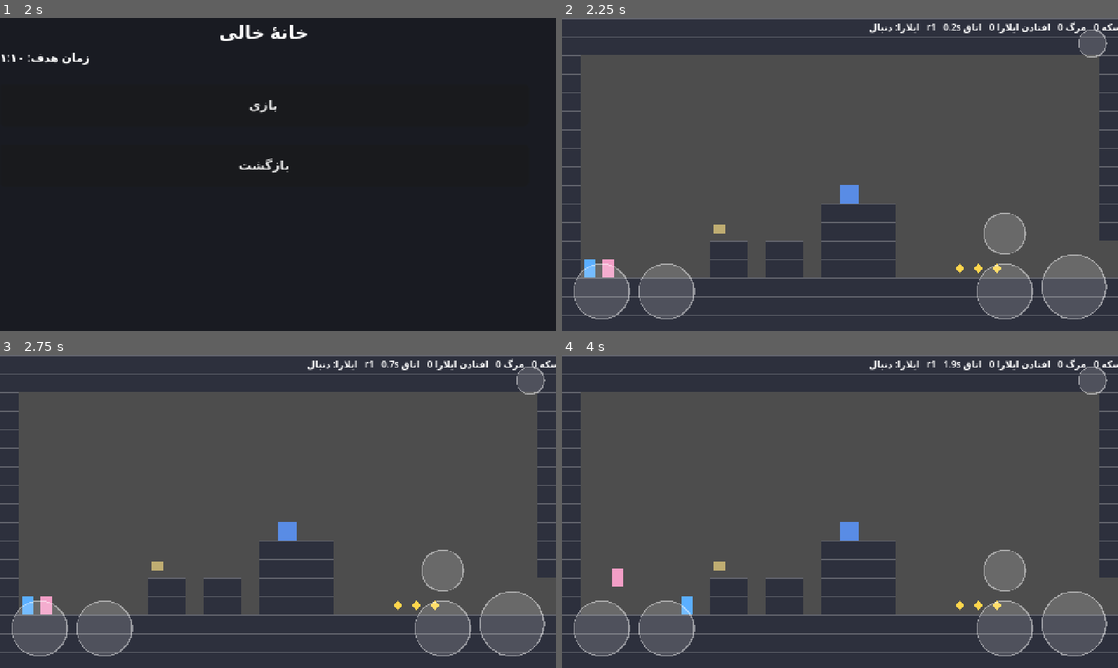
Above: before the commit, frames 1-4 (two rows, left to right).
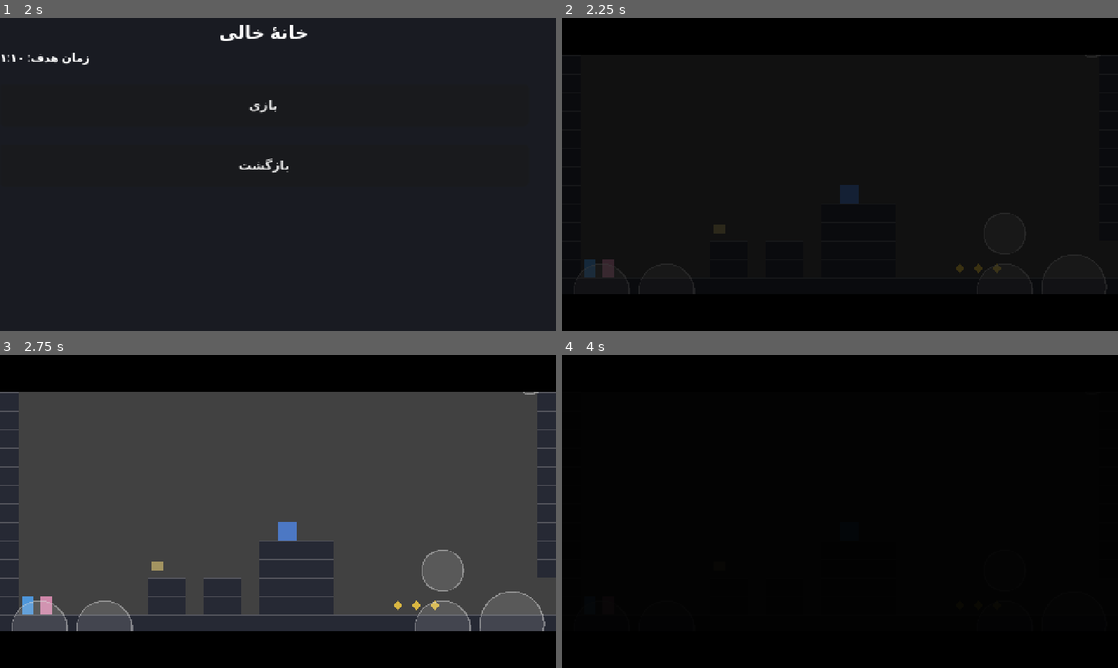
Above: after the commit, the same moments.

Repository: mojtaba-pourasghar/two-skies
Game: Godot game, scene res://scenes/boot.tscn
The game is run twice, just before and just after one commit, with the same random seed, the same clock (stepped at 60 frames per second) and the same inputs.
Inputs (mouse positions are in pixels of both pictures, inside the frame that each line leads up to):
- Up to frame 1 (2 s): click "ادامهٔ مسیر" at 0.5 s; click "خانهٔ خالی ☆☆☆" at 1.25 s
- Up to frame 2 (2.25 s): click "بازی" at 2 s
- Up to frame 3 (2.75 s): no input
- Up to frame 4 (4 s): move the mouse to (962, 495) at 2.77 s; hold D (move_right) 2.78-3.5 s; hold K (action) 2.78-3.5 s; click (962, 495) at 2.92 s; tap Space (jump) at 3.02, 3.05, 3.32 s; drag from (728, 527) to (962, 605) at 3.52 s

Frame 1 is identical in both runs. In frame 2, 100% of the frame differs, in the area x 0-100%, y 0-100%; in frame 3, 24%; in frame 4, 100%.

Commit message:
step-6: سیستم فیلم‌نامه §۱۸ و صدا با مکان‌نگهدار
- autoload/cutscene.gd: اجرای نما به نما از JSON، هفت کد نما و چهار تبدیل §۱۸،
  باکس گفت‌وگو ۲ خط × ۴۰ کاراکتر با ۰٫۰۳۵s هر حرف و بلیپ هر ۲ حرف،
  نوار سینمایی ۳۲px، رد کردن فقط اگر قبلاً دیده شده، انتخاب با اثر روی §۲۰
- data/cutscenes/: مقدمهٔ داستانی، عنوان فصل ۱، پایان نسخهٔ ۱ (سند ۰۵)
- data/sfx.json: ۱۱۷ کلید، همه مکان‌نگهدار؛ کلید بدون فایل = سکوت نه خطا (D-023)
- scenes/game.gd: مقدمه پیش از مرحلهٔ ۱ و «پایان نسخهٔ ۱» پس از مرحلهٔ ۳
- tools/tests/test_cutscene_audio.gd: ۳۵ سنجه، همه قبول

Co-Authored-By: Claude Opus 5 <noreply@anthropic.com>
Claude-Session: https://claude.ai/code/session_01TYtLdDSGR4VUcCLdkA377W

Diff:
--- /dev/null
+++ b/game/autoload/cutscene.gd
@@ -0,0 +1,354 @@
+## سیستم فیلم‌نامه — docs/02_godot_spec.md §۱۸
+##
+## هر صحنه یک فایل `res://data/cutscenes/c<فصل>_l<مرحله>.json` است که لیستی از
+## نماهاست و این Autoload آن را نما به نما اجرا می‌کند.
+##
+## نسخهٔ ۱ فقط سه صحنه لازم دارد (سند ۰۵): مقدمهٔ داستانی (~۴۰ ثانیه)،
+## عنوان فصل ۱، و صحنهٔ «پایان نسخهٔ اول». ولی قالب از همین اول کامل است تا
+## فصل‌های بعد چیزی بازنویسی نکنند.
+extends Node
+
+signal finished(id: String)
+signal shot_started(index: int, shot: Dictionary)
+signal choice_made(key: String, index: int)
+
+## باکس گفت‌وگو: حداکثر ۲ خط × ۴۰ کاراکتر، هر حرف ۰٫۰۳۵ ثانیه (§۱۸)
+const MAX_LINES: int = 2
+const MAX_CHARS: int = 40
+const CHAR_TIME: float = 0.035
+## بلیپ هر ۲ حرف پخش می‌شود (§۱۸)
+const BLIP_EVERY: int = 2
+
+## کد نما → زوم دوربین (§۱۸)
+const SHOT_ZOOM := {
+	"ج": 1.0,    # ثابت
+	"س": 1.0,    # سه‌چهارم
+	"ن": 0.75,   # باز
+	"ک": 2.0,    # نزدیک
+	"پ": 1.0,    # پیگیر با تأخیر ۰٫۲ ثانیه
+	"ب": 0.8,    # بالا به پایین
+	"ل": 1.0,    # لرزش
+}
+
+## تبدیل نما → مدت (§۱۸)
+const TRANSITIONS := {
+	"cut": 0.0,
+	"dissolve": 0.4,
+	"black": 0.8,
+	"white": 0.6,
+}
+
+var is_playing: bool = false
+
+var _layer: CanvasLayer
+var _fade: ColorRect
+var _bars_top: ColorRect
+var _bars_bottom: ColorRect
+var _text: Label
+var _speaker: Label
+var _skip_hint: Label
+var _current_id: String = ""
+var _skip_requested: bool = false
+
+
+func _ready() -> void:
+	_build_ui()
+
+
+func _build_ui() -> void:
+	_layer = CanvasLayer.new()
+	_layer.layer = 100
+	_layer.process_mode = Node.PROCESS_MODE_ALWAYS
+	add_child(_layer)
+
+	# نوار سینمایی ۱۶:۹ با نوارهای ۳۲ پیکسلی (§۱۸)
+	_bars_top = ColorRect.new()
+	_bars_top.color = Color.BLACK
+	_bars_top.set_anchors_preset(Control.PRESET_TOP_WIDE)
+	_bars_top.anchor_right = 1.0
+	_bars_top.offset_bottom = 32
+	_bars_top.mouse_filter = Control.MOUSE_FILTER_IGNORE
+	_bars_top.visible = false
+	_layer.add_child(_bars_top)
+
+	_bars_bottom = ColorRect.new()
+	_bars_bottom.color = Color.BLACK
+	_bars_bottom.set_anchors_preset(Control.PRESET_BOTTOM_WIDE)
+	_bars_bottom.anchor_right = 1.0
+	_bars_bottom.anchor_top = 1.0
+	_bars_bottom.anchor_bottom = 1.0
+	_bars_bottom.offset_top = -32
+	_bars_bottom.mouse_filter = Control.MOUSE_FILTER_IGNORE
+	_bars_bottom.visible = false
+	_layer.add_child(_bars_bottom)
+
+	_speaker = Label.new()
+	_speaker.add_theme_font_size_override("font_size", 9)
+	_speaker.layout_direction = Control.LAYOUT_DIRECTION_RTL
+	_speaker.horizontal_alignment = HORIZONTAL_ALIGNMENT_RIGHT
+	_speaker.position = Vector2(12, 196)
+	_speaker.size = Vector2(456, 12)
+	_speaker.visible = false
+	_layer.add_child(_speaker)
+
+	_text = Label.new()
+	_text.add_theme_font_size_override("font_size", 11)
+	_text.layout_direction = Control.LAYOUT_DIRECTION_RTL
+	_text.horizontal_alignment = HORIZONTAL_ALIGNMENT_RIGHT
+	_text.autowrap_mode = TextServer.AUTOWRAP_WORD_SMART
+	_text.position = Vector2(12, 210)
+	_text.size = Vector2(456, 32)
+	_text.visible = false
+	_layer.add_child(_text)
+
+	_skip_hint = Label.new()
+	_skip_hint.add_theme_font_size_override("font_size", 8)
+	_skip_hint.text = "⏭"
+	_skip_hint.position = Vector2(452, 4)
+	_skip_hint.visible = false
+	_layer.add_child(_skip_hint)
+
+	_fade = ColorRect.new()
+	_fade.color = Color(0, 0, 0, 0)
+	_fade.set_anchors_preset(Control.PRESET_FULL_RECT)
+	_fade.anchor_right = 1.0
+	_fade.anchor_bottom = 1.0
+	_fade.mouse_filter = Control.MOUSE_FILTER_IGNORE
+	_layer.add_child(_fade)
+
+
+## یک صحنه را از JSON اجرا می‌کند. تا پایان صحنه await می‌شود.
+func play(id: String) -> void:
+	var path := "res://data/cutscenes/%s.json" % id
+	if not FileAccess.file_exists(path):
+		push_warning("Cutscene: صحنهٔ «%s» پیدا نشد؛ رد می‌شود." % id)
+		finished.emit(id)
+		return
+	var parsed = JSON.parse_string(FileAccess.get_file_as_string(path))
+	if not (parsed is Dictionary):
+		push_error("Cutscene: فایل صحنهٔ «%s» خراب است." % id)
+		finished.emit(id)
+		return
+
+	_current_id = id
+	is_playing = true
+	_skip_requested = false
+	_show_frame(true)
+
+	var shots: Array = parsed.get("shots", [])
+	for i in shots.size():
+		if _skip_requested:
+			break
+		await _play_shot(i, shots[i])
+
+	_show_frame(false)
+	is_playing = false
+	_mark_seen(id)
+	finished.emit(id)
+
+
+func _play_shot(index: int, shot: Dictionary) -> void:
+	shot_started.emit(index, shot)
+
+	# تبدیل ورودی نما
+	var tin := String(shot.get("transition_in", "cut"))
+	await _transition(tin)
+
+	# صدا: موسیقی و محیط
+	for entry in shot.get("sound", []):
+		if not (entry is Dictionary):
+			continue
+		var tag := String(entry.get("tag", ""))
+		var sid := String(entry.get("id", ""))
+		if tag == "music":
+			Audio.play_music(sid)
+		else:
+			Audio.play_sfx(sid, "Ambience")
+
+	# افکت‌ها: "shake:2"، "particles:dust"
+	for fx in shot.get("effects", []):
+		_apply_effect(String(fx))
+
+	# دیالوگ
+	var lines: Array = shot.get("lines", [])
+	if lines.is_empty():
+		await _wait(float(shot.get("duration", 2.0)))
+	else:
+		for line in lines:
+			if _skip_requested:
+				break
+			await _type_line(line)
+
+	# انتخاب — در نسخهٔ ۱ هیچ صحنه‌ای انتخاب ندارد، ولی قالب آماده است (§۱۸)
+	var choice = shot.get("choice", null)
+	if choice is Dictionary and not _skip_requested:
+		await _present_choice(choice)
+
+
+## نمایش حرف‌به‌حرف. لمس برای رد کردن فقط اگر گفت‌وگو قبلاً دیده شده باشد (§۱۸).
+func _type_line(line: Dictionary) -> void:
+	var key := String(line.get("key", ""))
+	var full := Fa.t(key)
+	var speaker := String(line.get("speaker", ""))
+	var blip := String(line.get("blip", speaker))
+
+	_speaker.visible = speaker != ""
+	_speaker.text = _speaker_name(speaker)
+	_text.visible = true
+	_text.text = ""
+
+	var seen := _was_seen(_current_id)
+	_skip_hint.visible = seen
+
+	var shown := ""
+	for i in full.length():
+		shown += full[i]
+		_text.text = _clamp_box(shown)
+		if i % BLIP_EVERY == 0 and blip != "":
+			Audio.play_sfx("blip_%s" % blip, "UI")
+		var t := 0.0
+		while t < CHAR_TIME:
+			await get_tree().process_frame
+			t += get_process_delta_time()
+			if seen and _tapped():
+				_text.text = _clamp_box(full)
+				await _wait_for_tap_release()
+				return
+		if _skip_requested:
+			_text.text = _clamp_box(full)
+			return
+
+	# صبر تا لمس یا مدت پیش‌فرض
+	var waited := 0.0
+	while waited < 2.5:
+		await get_tree().process_frame
+		waited += get_process_delta_time()
+		if _tapped():
+			await _wait_for_tap_release()
+			break
+		if _skip_requested:
+			break
+
+
+## حداکثر ۲ خط × ۴۰ کاراکتر (§۱۸)
+func _clamp_box(text: String) -> String:
+	var lines := []
+	var current := ""
+	for word in text.split(" "):
+		var candidate := word if current == "" else current + " " + word
+		if candidate.length() > MAX_CHARS and current != "":
+			lines.append(current)
+			current = word
+		else:
+			current = candidate
+		if lines.size() >= MAX_LINES:
+			break
+	if current != "" and lines.size() < MAX_LINES:
+		lines.append(current)
+	return "\n".join(lines)
+
+
+func _speaker_name(id: String) -> String:
+	match id:
+		"kairo":
+			return "کایرو"
+		"ilara":
+			return "ایلارا"
+		"nexa":
+			return "نکسا"
+		"bolt":
+			return "بولت"
+		_:
+			return ""
+
+
+func _present_choice(choice: Dictionary) -> void:
+	# نسخهٔ ۱ انتخاب داستانی ندارد؛ اگر صحنه‌ای داشت، اثرش در save ثبت می‌شود (§۱۸).
+	var key := String(choice.get("key", ""))
+	var effects: Dictionary = choice.get("effects", {})
+	for k in effects.keys():
+		if k == "nexa":
+			GameState.data["nexa_balance"] = clampi(
+				int(GameState.data.get("nexa_balance", 0)) + int(effects[k]), -100, 100)
+		elif k in ["stability", "knowledge", "unity"]:
+			GameState.data[k] = clampi(
+				int(GameState.data.get(k, 50)) + int(effects[k]), 0, 100)
+	choice_made.emit(key, 0)
+
+
+func _apply_effect(fx: String) -> void:
+	var parts := fx.split(":")
+	match parts[0]:
+		"shake":
+			var amp := float(parts[1]) if parts.size() > 1 else 2.0
+			# در صحنهٔ فیلم‌نامه فقط کد «ل» لرزش مجاز است (§۲۳)؛ دامنه حداکثر ۴ پیکسل
+			_shake(minf(amp, 4.0))
+		"particles":
+			pass  # ذرات با رسیدن هنر نهایی اضافه می‌شود
+
+
+func _shake(amp: float) -> void:
+	if not Settings.camera_shake_enabled:
+		return
+	var cam := get_viewport().get_camera_2d()
+	if cam == null:
+		return
+	var tw := create_tween()
+	for i in 3:
+		tw.tween_property(cam, "offset",
+			Vector2(randf_range(-amp, amp), randf_range(-amp, amp)).round(), 0.05)
+	tw.tween_property(cam, "offset", Vector2.ZERO, 0.05)
+
+
+func _transition(kind: String) -> void:
+	var dur: float = TRANSITIONS.get(kind, 0.0)
+	if dur <= 0.0:
+		return
+	var col := Color.WHITE if kind == "white" else Color.BLACK
+	_fade.color = Color(col.r, col.g, col.b, 1.0)
+	var tw := create_tween()
+	tw.tween_property(_fade, "color:a", 0.0, dur)
+	await tw.finished
+
+
+func _show_frame(on: bool) -> void:
+	_bars_top.visible = on
+	_bars_bottom.visible = on
+	if not on:
+		_text.visible = false
+		_speaker.visible = false
+		_skip_hint.visible = false
+		_fade.color = Color(0, 0, 0, 0)
+
+
+func _wait(seconds: float) -> void:
+	var t := 0.0
+	while t < seconds and not _skip_requested:
+		await get_tree().process_frame
+		t += get_process_delta_time()
+
+
+func _tapped() -> bool:
+	return Input.is_action_just_pressed("jump") or Input.is_action_just_pressed("action") \
+		or Input.is_mouse_button_pressed(MOUSE_BUTTON_LEFT)
+
+
+func _wait_for_tap_release() -> void:
+	await get_tree().process_frame
+
+
+## دکمهٔ رد کردن: نگه داشتن ۱ ثانیه (سند ۰۱ «دوربین» فصل ۱)
+func request_skip() -> void:
+	_skip_requested = true
+
+
+func _was_seen(id: String) -> bool:
+	return id in GameState.data.get("cutscenes_seen", [])
+
+
+func _mark_seen(id: String) -> void:
+	var seen: Array = GameState.data.get("cutscenes_seen", [])
+	if id not in seen:
+		seen.append(id)
+		GameState.data["cutscenes_seen"] = seen
+		GameState.save_game()
--- a/game/autoload/game_state.gd
+++ b/game/autoload/game_state.gd
@@ -60,6 +60,7 @@
 		"adaptive_counter": 0,
 		"pillars": {},
 		"ending": null,
+		"cutscenes_seen": [],
 	}
 
 
--- /dev/null
+++ b/game/data/cutscenes/c1_intro.json
@@ -0,0 +1,74 @@
+{
+  "id": "c1_intro",
+  "shots": [
+    {
+      "code": "ن",
+      "transition_in": "black",
+      "duration": 4.0,
+      "effects": [],
+      "sound": [
+        {
+          "tag": "music",
+          "id": "music_story"
+        },
+        {
+          "tag": "ambient",
+          "id": "wind"
+        }
+      ],
+      "lines": [
+        {
+          "key": "c1_intro_01",
+          "speaker": "",
+          "blip": ""
+        }
+      ],
+      "choice": null
+    },
+    {
+      "code": "ک",
+      "transition_in": "dissolve",
+      "duration": 5.0,
+      "effects": [],
+      "sound": [],
+      "lines": [
+        {
+          "key": "c1_intro_02",
+          "speaker": "kairo",
+          "blip": "kairo"
+        }
+      ],
+      "choice": null
+    },
+    {
+      "code": "ک",
+      "transition_in": "cut",
+      "duration": 5.0,
+      "effects": [],
+      "sound": [],
+      "lines": [
+        {
+          "key": "c1_intro_03",
+          "speaker": "ilara",
+          "blip": "ilara"
+        }
+      ],
+      "choice": null
+    },
+    {
+      "code": "ج",
+      "transition_in": "cut",
+      "duration": 5.0,
+      "effects": [],
+      "sound": [],
+      "lines": [
+        {
+          "key": "c1_intro_04",
+          "speaker": "kairo",
+          "blip": "kairo"
+        }
+      ],
+      "choice": null
+    }
+  ]
+}
--- /dev/null
+++ b/game/data/cutscenes/c1_title.json
@@ -0,0 +1,25 @@
+{
+  "id": "c1_title",
+  "shots": [
+    {
+      "code": "ج",
+      "transition_in": "black",
+      "duration": 3.0,
+      "effects": [],
+      "sound": [
+        {
+          "tag": "music",
+          "id": "music_story"
+        }
+      ],
+      "lines": [
+        {
+          "key": "c1_title",
+          "speaker": "",
+          "blip": ""
+        }
+      ],
+      "choice": null
+    }
+  ]
+}
--- /dev/null
+++ b/game/data/cutscenes/v1_end.json
@@ -0,0 +1,40 @@
+{
+  "id": "v1_end",
+  "shots": [
+    {
+      "code": "ن",
+      "transition_in": "white",
+      "duration": 4.0,
+      "effects": [],
+      "sound": [
+        {
+          "tag": "music",
+          "id": "music_story"
+        }
+      ],
+      "lines": [
+        {
+          "key": "v1_end_01",
+          "speaker": "kairo",
+          "blip": "kairo"
+        }
+      ],
+      "choice": null
+    },
+    {
+      "code": "ج",
+      "transition_in": "dissolve",
+      "duration": 4.0,
+      "effects": [],
+      "sound": [],
+      "lines": [
+        {
+          "key": "v1_end_02",
+          "speaker": "",
+          "blip": ""
+        }
+      ],
+      "choice": null
+    }
+  ]
+}
--- a/game/data/sfx.json
+++ b/game/data/sfx.json
@@ -1,29 +1,123 @@
 {
-  "_comment": "نگاشت کلید صدا → فایل (§۱۴). در گام ۶ کامل می‌شود. کلید بدون فایل = سکوت، نه خطا، تا بازی با مکان‌نگهدار بدون خطا اجرا شود.",
+  "_comment": "نگاشت کلید صدا → فایل (§۱۴). همهٔ مقدارها خالی‌اند: مکان‌نگهدار. Audio.play_sfx با کلید بدون فایل سکوت می‌دهد نه خطا، پس بازی بدون دارایی صوتی بدون خطا اجرا می‌شود (گام ۷ سند ۰۵ آن‌ها را پر می‌کند).",
+  "_count": 117,
   "sfx": {
-    "kairo_jump": "",
-    "kairo_wall_jump": "",
+    "blip_bolt": "",
+    "blip_ilara": "",
+    "blip_kairo": "",
+    "blip_nexa": "",
+    "checkpoint": "",
+    "chest": "",
+    "coin": "",
+    "creak": "",
+    "crumble": "",
+    "crumble_fall": "",
+    "crumble_return": "",
+    "debris": "",
+    "deny": "",
+    "door": "",
+    "drip": "",
+    "drone_down": "",
+    "drone_hum": "",
+    "drone_turn": "",
+    "drone_wake": "",
+    "electric_off": "",
+    "electric_on": "",
+    "ember": "",
+    "enemy_alert": "",
+    "enemy_beep": "",
+    "enemy_charge": "",
+    "enemy_die": "",
+    "enemy_engine": "",
+    "enemy_explode": "",
+    "enemy_hacked": "",
+    "enemy_patrol": "",
+    "enemy_scan": "",
+    "enemy_servo": "",
+    "enemy_shoot": "",
+    "enemy_wake": "",
+    "fire": "",
+    "gate_close": "",
+    "gate_open": "",
+    "gem": "",
+    "glass": "",
+    "hack_start": "",
+    "hack_success": "",
+    "heal": "",
+    "hum_low": "",
+    "ilara_come": "",
+    "ilara_death": "",
+    "ilara_follow": "",
+    "ilara_hurt": "",
+    "ilara_jump": "",
+    "ilara_land": "",
+    "ilara_respawn": "",
+    "ilara_stay": "",
+    "ilara_step": "",
+    "ilara_teleport": "",
     "kairo_dash": "",
     "kairo_death": "",
+    "kairo_enter": "",
+    "kairo_exit": "",
+    "kairo_grab": "",
+    "kairo_hack_fail": "",
+    "kairo_hack_start": "",
+    "kairo_hack_success": "",
+    "kairo_hurt": "",
+    "kairo_idle": "",
+    "kairo_jump": "",
     "kairo_land": "",
-    "ilara_jump": "",
-    "ilara_death": "",
-    "coin": "",
-    "gem": "",
+    "kairo_land_hard": "",
+    "kairo_respawn": "",
+    "kairo_slide": "",
+    "kairo_step": "",
+    "kairo_turn": "",
+    "kairo_wall_jump": "",
+    "key": "",
+    "laser_fire": "",
+    "laser_off": "",
+    "laser_warn": "",
+    "level_complete": "",
+    "lock_deny": "",
+    "lock_open": "",
+    "lumi_glow": "",
+    "lumi_hum": "",
+    "lumi_pulse": "",
+    "music_hall": "",
+    "music_home": "",
+    "music_menu": "",
+    "music_story": "",
+    "music_street": "",
+    "music_victory": "",
     "page": "",
-    "hack_start": "",
-    "hack_success": "",
-    "gate_open": "",
-    "crumble": "",
-    "laser_warn": "",
-    "laser_fire": "",
-    "drone_hum": "",
+    "pickup": "",
+    "rain_metal": "",
+    "rubble": "",
+    "saw_loop": "",
+    "siren_far": "",
+    "spark": "",
+    "spike_hit": "",
+    "steam": "",
     "ui_click": "",
-    "music_menu": "",
-    "music_home": "",
-    "music_street": "",
-    "music_hall": "",
-    "music_victory": "",
-    "music_story": ""
+    "ui_sfx_ad_done": "",
+    "ui_sfx_ad_start": "",
+    "ui_sfx_back": "",
+    "ui_sfx_click": "",
+    "ui_sfx_close": "",
+    "ui_sfx_confirm": "",
+    "ui_sfx_daily": "",
+    "ui_sfx_deny": "",
+    "ui_sfx_level_up": "",
+    "ui_sfx_open": "",
+    "ui_sfx_pause": "",
+    "ui_sfx_purchase": "",
+    "ui_sfx_result": "",
+    "ui_sfx_resume": "",
+    "ui_sfx_slide": "",
+    "ui_sfx_star": "",
+    "ui_sfx_title": "",
+    "ui_sfx_toast": "",
+    "unlock": "",
+    "wind": ""
   }
 }
--- a/game/project.godot
+++ b/game/project.godot
@@ -24,6 +24,7 @@
 NetService="*res://autoload/net_service.gd"
 SceneRouter="*res://autoload/scene_router.gd"
 EventBus="*res://autoload/event_bus.gd"
+Cutscene="*res://autoload/cutscene.gd"
 
 [display]
 
--- a/game/scenes/game.gd
+++ b/game/scenes/game.gd
@@ -57,8 +57,27 @@
 		return
 	_spawn_actors()
 	_enter_room(String(level.get("start_room", "r1")), "", -1)
+	await _play_intro_cutscene()
 	EventBus.level_started.emit(String(level.get("id", "?")))
 	Audio.play_music(String(level.get("music", "music_home")))
+
+
+## مقدمهٔ داستانی و عنوان فصل فقط یک بار، پیش از مرحلهٔ ۱ (سند ۰۵).
+## در مدت صحنه کنترل از بازیکن گرفته می‌شود (§۱۸).
+func _play_intro_cutscene() -> void:
+	if String(level.get("id", "")) != "ch1_l1":
+		return
+	if "c1_intro" in GameState.data.get("cutscenes_seen", []):
+		return
+	kairo.enter_cutscene()
+	if ilara != null:
+		ilara.enter_cutscene()
+	await Cutscene.play("c1_intro")
+	await Cutscene.play("c1_title")
+	kairo.exit_cutscene()
+	if ilara != null:
+		ilara.exit_cutscene()
+	elapsed = 0.0
 
 
 func _load(path: String) -> bool:
@@ -309,6 +328,9 @@
 	SceneRouter.last_result = result
 	Audio.play_sfx("level_complete")
 	await get_tree().create_timer(0.6).timeout
+	# مرحلهٔ ۳ آخرین مرحلهٔ نسخهٔ ۱ است؛ صحنهٔ «پایان نسخهٔ اول» (سند ۰۵)
+	if String(level.get("id", "")) == "ch1_l3":
+		await Cutscene.play("v1_end")
 	SceneRouter.goto("result", false)
 
 
--- /dev/null
+++ b/game/tools/tests/test_cutscene_audio.gd
@@ -0,0 +1,173 @@
+## آزمون سیستم فیلم‌نامه و صدا — گام ۶
+##
+##   godot --headless res://tools/tests/test_cutscene_audio.tscn
+extends Node2D
+
+const SCENES := ["c1_intro", "c1_title", "v1_end"]
+
+## کلیدهایی که کد مستقیم صدا می‌زند — همه باید در sfx.json باشند، وگرنه
+## بازی در لحظهٔ اجرا هشدار می‌دهد.
+const CODE_KEYS := [
+	"kairo_jump", "kairo_wall_jump", "kairo_dash", "kairo_death", "kairo_land",
+	"ilara_jump", "ilara_death", "ilara_teleport",
+	"coin", "gem", "page", "hack_start", "hack_success", "gate_open",
+	"crumble", "laser_warn", "laser_fire", "ui_click", "level_complete",
+	"music_menu", "music_home", "music_street", "music_hall", "music_story",
+	"blip_kairo", "blip_ilara",
+]
+
+var _failures: Array[String] = []
+var _checks: int = 0
+
+
+func _ready() -> void:
+	await _test_audio_buses()
+	await _test_sfx_map()
+	await _test_cutscene_files()
+	await _test_dialogue_box()
+	await _test_cutscene_playback()
+	_report()
+
+
+func _check(label: String, ok: bool, detail: String = "") -> void:
+	_checks += 1
+	if ok:
+		print("  ✔ %s %s" % [label, detail])
+	else:
+		_failures.append("%s %s" % [label, detail])
+		print("  ✘ %s %s" % [label, detail])
+
+
+## پنج باس §۱۴ باید وجود داشته باشند
+func _test_audio_buses() -> void:
+	print("— باس‌های صدا —")
+	for bus in ["Master", "Music", "SFX", "UI", "Ambience"]:
+		_check("باس %s" % bus, AudioServer.get_bus_index(bus) >= 0, "")
+	_check("استخر ۸ پخش‌کنندهٔ SFX", Audio.SFX_POOL_SIZE == 8,
+		"= %d" % Audio.SFX_POOL_SIZE)
+	_check("کراس‌فید ۰٫۸ ثانیه", is_equal_approx(Audio.MUSIC_CROSSFADE, 0.8), "")
+
+
+## همهٔ کلیدهایی که کد صدا می‌زند باید در نگاشت باشند (§۱۴)
+func _test_sfx_map() -> void:
+	print("— نگاشت صدا —")
+	var parsed = JSON.parse_string(FileAccess.get_file_as_string("res://data/sfx.json"))
+	_check("sfx.json خوانده شد", parsed is Dictionary, "")
+	if not (parsed is Dictionary):
+		return
+	var map: Dictionary = parsed.get("sfx", {})
+	_check("حدود ۱۲۰ کلید صدا (§۱۴)", map.size() >= 110,
+		"= %d کلید" % map.size())
+	var missing := []
+	for k in CODE_KEYS:
+		if not map.has(k):
+			missing.append(k)
+	_check("هر کلیدی که کد صدا می‌زند در نگاشت است", missing.is_empty(),
+		"(%d کلید سنجیده شد)" % CODE_KEYS.size() if missing.is_empty() else str(missing))
+	# مکان‌نگهدار: همه خالی‌اند و باید سکوت بدهند نه خطا
+	var all_placeholder := true
+	for k in map.keys():
+		if String(map[k]) != "":
+			all_placeholder = false
+	_check("همه مکان‌نگهدارند (گام ۷ سند ۰۵ پرشان می‌کند)", all_placeholder, "")
+	# صدا زدن کلید خالی نباید بازی را بشکند
+	Audio.play_sfx("kairo_jump")
+	Audio.play_music("music_home")
+	_check("صدا زدن کلید بدون فایل خطا نمی‌دهد", true, "")
+
+
+## فایل صحنه‌ها باید قالب §۱۸ را داشته باشند
+func _test_cutscene_files() -> void:
+	print("— فایل صحنه‌ها —")
+	for id in SCENES:
+		var path := "res://data/cutscenes/%s.json" % id
+		_check("فایل %s" % id, FileAccess.file_exists(path), "")
+		if not FileAccess.file_exists(path):
+			continue
+		var parsed = JSON.parse_string(FileAccess.get_file_as_string(path))
+		if not (parsed is Dictionary):
+			_check("قالب %s" % id, false, "(JSON خراب)")
+			continue
+		var shots: Array = parsed.get("shots", [])
+		var ok := shots.size() > 0
+		var keys_ok := true
+		for shot in shots:
+			# §۱۸: هر نما code، transition_in، duration، effects، sound، lines، choice دارد
+			for field in ["code", "transition_in", "duration", "effects", "sound", "lines"]:
+				if not shot.has(field):
+					ok = false
+			if not Cutscene.SHOT_ZOOM.has(String(shot.get("code", ""))):
+				ok = false
+			if not Cutscene.TRANSITIONS.has(String(shot.get("transition_in", ""))):
+				ok = false
+			for line in shot.get("lines", []):
+				if Fa.t(String(line.get("key", ""))).begins_with("⟦"):
+					keys_ok = false
+		_check("قالب §۱۸ در %s" % id, ok, "(%d نما)" % shots.size())
+		_check("کلیدهای متن %s موجودند" % id, keys_ok, "")
+
+
+## باکس گفت‌وگو: حداکثر ۲ خط × ۴۰ کاراکتر (§۱۸)
+func _test_dialogue_box() -> void:
+	print("— باکس گفت‌وگو —")
+	_check("حداکثر ۲ خط", Cutscene.MAX_LINES == 2, "")
+	_check("حداکثر ۴۰ کاراکتر", Cutscene.MAX_CHARS == 40, "")
+	_check("هر حرف ۰٫۰۳۵ ثانیه", is_equal_approx(Cutscene.CHAR_TIME, 0.035), "")
+	_check("بلیپ هر ۲ حرف", Cutscene.BLIP_EVERY == 2, "")
+	var long_text := "این یک متن بسیار بلند است که باید در دو خط چهل کاراکتری جا بشود و بقیه‌اش بریده شود"
+	var boxed: String = Cutscene._clamp_box(long_text)
+	var lines := boxed.split("\n")
+	var widest := 0
+	for l in lines:
+		widest = maxi(widest, l.length())
+	_check("متن بلند به ۲ خط محدود شد", lines.size() <= 2, "= %d خط" % lines.size())
+	_check("هیچ خطی بیش از ۴۰ کاراکتر نیست", widest <= Cutscene.MAX_CHARS,
+		"= %d کاراکتر" % widest)
+	# کدهای نما و تبدیل‌های §۱۸
+	_check("هفت کد نما", Cutscene.SHOT_ZOOM.size() == 7,
+		"= %s" % str(Cutscene.SHOT_ZOOM.keys()))
+	_check("کد «ن» زوم ۰٫۷۵", is_equal_approx(Cutscene.SHOT_ZOOM["ن"], 0.75), "")
+	_check("کد «ک» زوم ۲٫۰", is_equal_approx(Cutscene.SHOT_ZOOM["ک"], 2.0), "")
+	_check("محو ۰٫۴ ثانیه", is_equal_approx(Cutscene.TRANSITIONS["dissolve"], 0.4), "")
+
+
+## اجرای واقعی یک صحنه: باید تمام شود و سیگنال finished بدهد
+func _test_cutscene_playback() -> void:
+	print("— اجرای صحنه —")
+	GameState.data["cutscenes_seen"] = []
+	var done := [false]
+	Cutscene.finished.connect(func(_id): done[0] = true, CONNECT_ONE_SHOT)
+	Cutscene.play("c1_title")
+	# صحنه را رد می‌کنیم تا آزمون طول نکشد — همان مسیر دکمهٔ «رد کردن» (§۱۸)
+	await get_tree().create_timer(0.3).timeout
+	Cutscene.request_skip()
+	var waited := 0.0
+	while not done[0] and waited < 12.0:
+		await get_tree().process_frame
+		waited += get_process_delta_time()
+	_check("صحنه تمام شد و finished داد", done[0], "(در %.1f ثانیه)" % waited)
+	_check("دیگر در حال اجرا نیست", not Cutscene.is_playing, "")
+	_check("دیده‌شدن صحنه ثبت شد",
+		"c1_title" in GameState.data.get("cutscenes_seen", []), "")
+
+	# صحنهٔ ناموجود باید بی‌خطر رد شود، نه خطا بدهد
+	var done2 := [false]
+	Cutscene.finished.connect(func(_id): done2[0] = true, CONNECT_ONE_SHOT)
+	Cutscene.play("no_such_scene")
+	var w2 := 0.0
+	while not done2[0] and w2 < 3.0:
+		await get_tree().process_frame
+		w2 += get_process_delta_time()
+	_check("صحنهٔ ناموجود بی‌خطر رد شد", done2[0], "")
+
+
+func _report() -> void:
+	print("")
+	if _failures.is_empty():
+		print("همهٔ %d سنجه قبول شد." % _checks)
+		get_tree().quit(0)
+	else:
+		print("%d از %d سنجه رد شد:" % [_failures.size(), _checks])
+		for f in _failures:
+			print("  - %s" % f)
+		get_tree().quit(1)
--- /dev/null
+++ b/game/tools/tests/test_cutscene_audio.tscn
@@ -0,0 +1,6 @@
+[gd_scene load_steps=2 format=3]
+
+[ext_resource type="Script" path="res://tools/tests/test_cutscene_audio.gd" id="1_tca"]
+
+[node name="TestCutsceneAudio" type="Node2D"]
+script = ExtResource("1_tca")
Not shown, added: game/autoload/cutscene.gd.uid
Not shown, added: game/tools/tests/test_cutscene_audio.gd.uid
Not shown, changed: DECISIONS.md
Not shown, changed: tools/run_tests.sh
